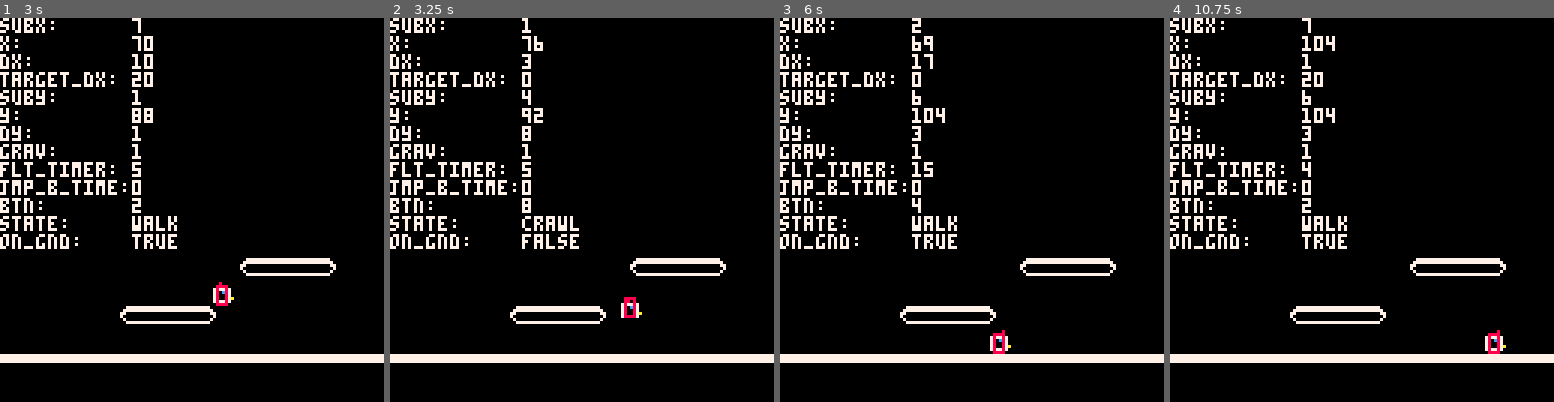
Above: before the commit, frames 1-4 (left to right).
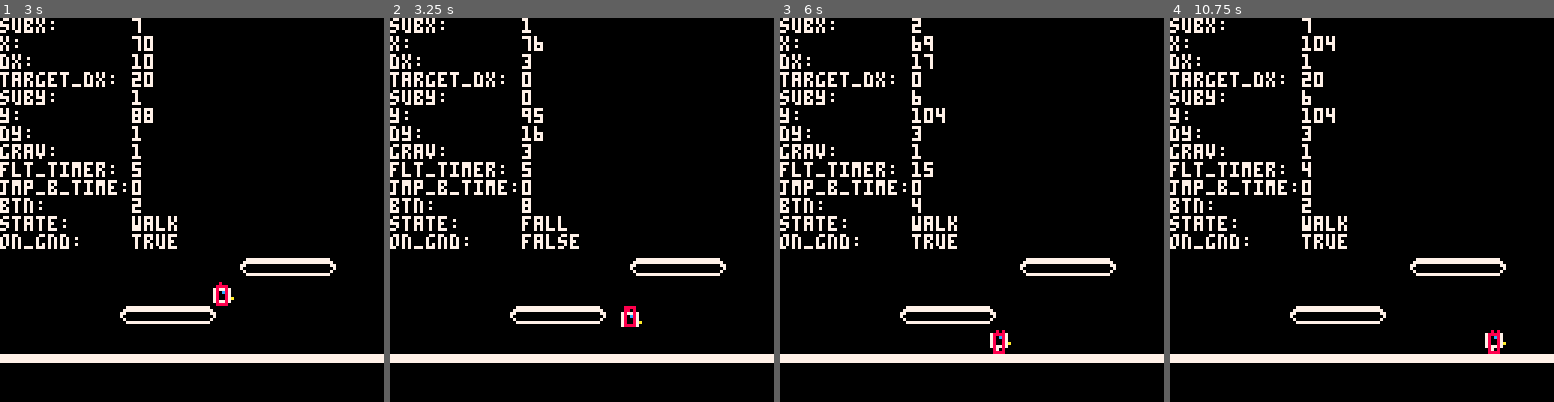
Above: after the commit, the same moments.

Repository: jmcarlson0320/chicken
Game: PICO-8 cartridge chicken.p8
The game is run twice, just before and just after one commit, with the same random seed, the same clock (stepped at 60 frames per second) and the same inputs.
Inputs (mouse positions are in pixels of both pictures, inside the frame that each line leads up to):
- Up to frame 1 (3 s): tap O (Z key) at 0.33, 1.07, 2.22 s; click (241, 121) at 0.67 s; tap Down at 0.7 s; click (307, 267) at 1.22 s; tap X (X key) at 1.43, 2.07, 2.82 s; click (69, 114) at 1.77 s; hold Up 1.97-2.63 s; click (130, 259) at 2.32 s; hold Right from 2.68 s (still down); click (195, 106) at 2.87 s
- Up to frame 2 (3.25 s): release Right at 3.02 s; hold Down from 3.07 s (still down)
- Up to frame 3 (6 s): click (1037, 256) at 3.42 s; tap X (X key) every 0.75 s from 3.57 to 5.82 s; tap O (Z key) at 3.72, 5.22 s; release Down at 3.73 s; hold Left 3.78-4.12 s; click (1102, 102) at 3.97 s; hold Up 4.17-4.5 s; click (864, 248) at 4.52 s; hold Left 4.55-5.05 s; click (925, 94) at 5.07 s; hold Right 5.1-5.93 s; click (991, 244) at 5.62 s; hold Up from 5.98 s (still down)
- Up to frame 4 (10.75 s): click (1442, 90) at 6.17 s; tap X (X key) every 0.75 s from 6.57 to 10.32 s; release Up at 6.65 s; hold Right 6.7-7.03 s; click (1507, 236) at 6.72 s; tap O (Z key) at 6.72, 8.22, 9.72 s; hold Down 7.08-7.75 s; click (1269, 83) at 7.27 s; hold Left 7.8-8.13 s; click (1331, 229) at 7.82 s; hold Up 8.18-8.52 s; click (1396, 79) at 8.37 s; hold Left 8.57-9.07 s; click (1458, 225) at 8.92 s; hold Right 9.12-9.95 s; click (1219, 71) at 9.47 s; hold Up 10-10.67 s; click (1285, 217) at 10.02 s; click (1346, 64) at 10.57 s; hold Right from 10.72 s (still down)

Frame 1 is identical in both runs. In frame 2, 0.6% of the frame differs, in the area x 34-66%, y 18-81%; in frame 3, less than 0.1%; in frame 4, less than 0.1%.

Commit message:
Fix falling from crawl state

Diff:
--- a/chicken.p8
+++ b/chicken.p8
@@ -206,6 +206,10 @@
 			p.current_animation = "crawling"
 		else
 			p.current_animation = "sitting"
+		end
+		if not p.on_ground then
+			p.gravity = FALL_GRAVITY
+			p.state = "fall"
 		end
 		if not btn(3) then
 			p.target_speed = WALK_SPEED
